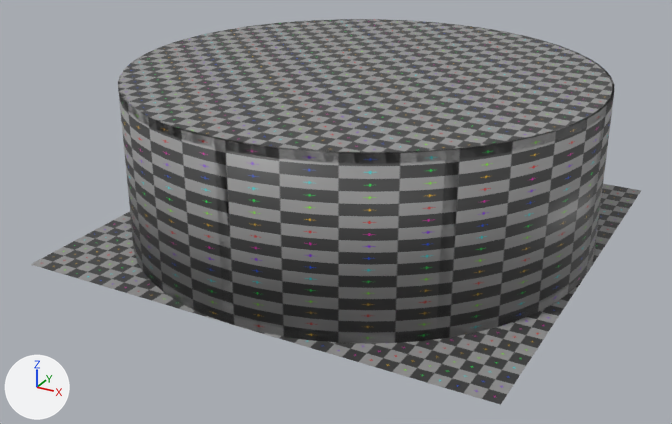
The FBX model ProjectVSN/Assets/Models/scene.fbx as it was, and as the next commit left it.
The view is the same before and after, from a camera (50 mm lens) standing at (17.2, -33.7, 17.1) and looking at (-0.5, -1.5, 1.1). The lights are fixed; the arrows at lower left show +X, +Y and +Z. Where no turn or scale is listed for an object, it has been applied to the vertices.

In view in the first picture: 'Marco', 'Suelo', 'Techo', 'Ventana'.
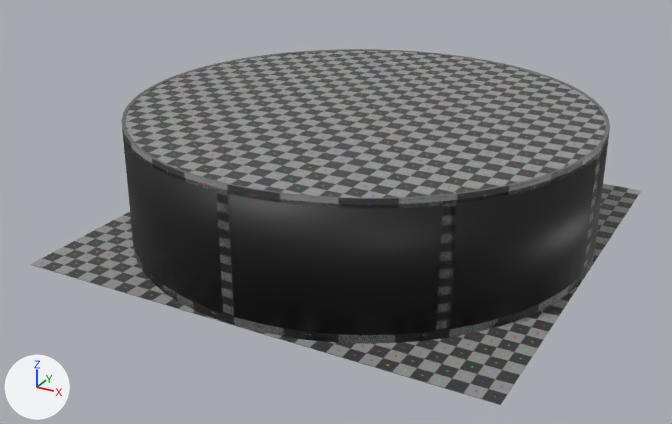
What the commit changed:
Picture 'background.png' (img_background_png) is new.
Material 'Material.002' (mat_material_002) is new.
Its texture is img_background_png.
me_cylinder_001 has 2870 vertices, 2635 faces and spans x -10.0..10.0, y -10.0..10.0, z 0.0..7.0.
me_cylinder_001 is used by ob_marco; location (0.0, 0.0, 0.0).
me_cylinder_001 part 1: the whole mesh is scaled about the mesh origin by (1, 1, 0.766).
me_cylinder_002 has 256 vertices, 256 faces and spans x -10.0..10.0, y -10.0..10.0, z 0.0..7.0.
me_cylinder_002 is used by ob_ventana; location (0.0, 0.0, 0.0).
me_cylinder_002 no longer uses material mat_material (picture img_checker_png).
me_cylinder_002 part 2: the whole mesh is scaled about the mesh origin by (1, 1, 0.748).
me_cylinder_002 now uses material mat_material_002 (picture img_background_png).
Object 'Techo' (ob_techo) moves from (0.0, 0.0, 0.0) to (0.0, 0.0, -1.63).

Boxes (x1, y1, x2, y2) around the edits, measured in the pictures (672 x 424 px; the box of a moved part takes in the faces that stretch with it):
'Ventana', recoloured, mesh rescaled (grey to black)
    before: (118, 19, 614, 344)
    after: (123, 137, 609, 343)
'Techo', moved
    before: (118, 19, 613, 153)
    after: (125, 51, 607, 201)
'Marco', mesh rescaled (9% shorter)
    before: (119, 19, 614, 344)
    after: (121, 49, 610, 344)
part 1 of me_cylinder_001, moved or reshaped
    before: (119, 19, 614, 331)
    after: (121, 49, 610, 331)
